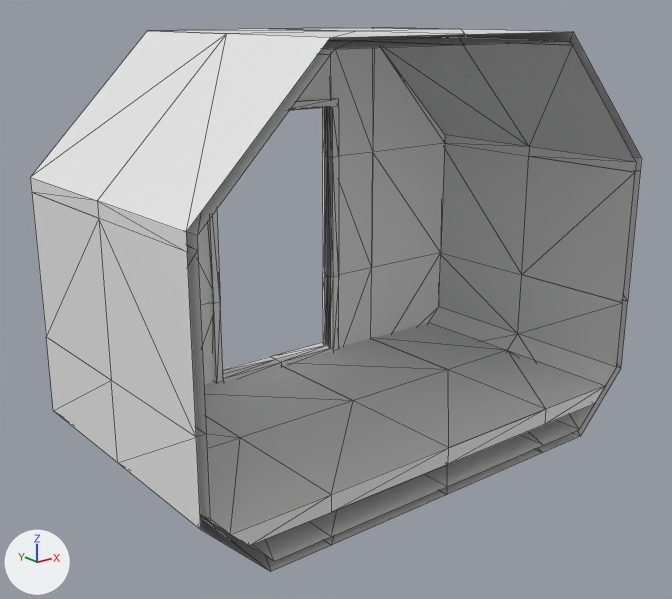
Before and after pictures for a commit that changed the glTF model space/src/main/resources/assets/jsspace/jsmodels/ship/small_reactor_flush.gltf.
The view is the same before and after, from a 50 mm lens placed at (-4.11, -5.93, 3.15), pointed at (-0.15, -0.98, 1.16). Lighting does not change. The marker at lower left points along +X, +Y and +Z. The first picture is the older version. Mesh edges are drawn as thin lines. Vertices at exactly the same position are counted once.

In view in the first picture: 'c_-1_0_0', 'c_-1_0_1', 'c_-1_1_0', 'c_-1_2_0', 'c_-1_2_1', 'c_-2_0_1', 'c_-2_1_1', 'c_-2_2_0', 'c_-2_2_1', 'c_0_0_1', 'c_0_2_0', 'c_0_2_1', 'c_1_0_0', 'c_1_0_1', 'c_1_1_0', 'c_1_1_1', 'c_1_2_0', 'c_1_2_1' and 4 more.
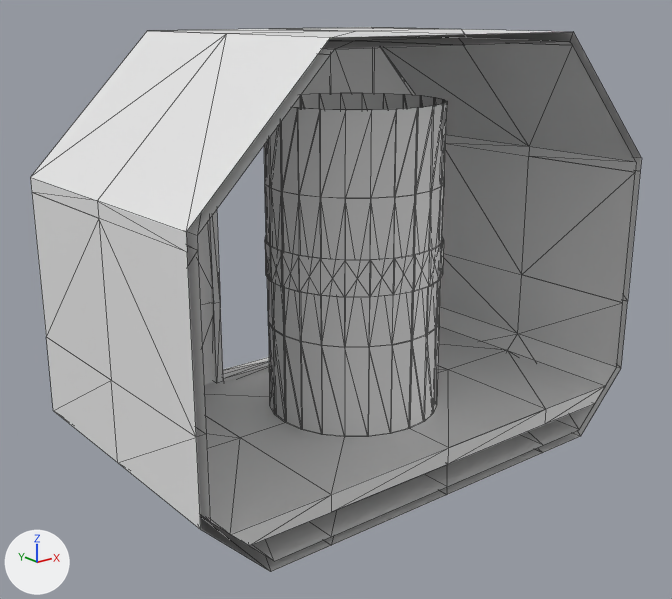
Location of each change, [x1, y1, x2, y2] in pixels of the pictures (672 x 599 px):
'c_-1_0_1', reshaped (45% taller): before [240, 401, 449, 545]; after [240, 336, 449, 545]
'c_-1_1_1', added: after [281, 192, 416, 348]
'c_-1_2_1', reshaped (576% taller): before [236, 31, 461, 55]; after [236, 31, 461, 199]
'c_0_0_1', reshaped: before [354, 370, 546, 495]; after [410, 323, 546, 495]
'c_-1_0_0', reshaped: before [200, 302, 352, 437]; after [200, 302, 285, 437]
'c_0_2_0', reshaped: before [281, 27, 449, 158]; after [281, 27, 449, 110]
'c_0_2_1', reshaped (876% taller): before [359, 29, 572, 45]; after [359, 29, 572, 194]
'c_0_1_1', added: after [412, 184, 444, 341]
'c_-1_1_0', reshaped: before [197, 209, 220, 305]; after [197, 184, 284, 336]
'c_-1_2_0', reshaped: before [157, 29, 352, 41]; after [157, 29, 352, 191]
part 1 of me_c__1_0_0, added: after [268, 323, 285, 422]
part 2 of me_c__1_0_1, added: after [284, 336, 412, 437]
part 3 of me_c__1_1_0, added: after [265, 184, 284, 336]
part 4 of me_c__1_1_0, added: after [265, 237, 282, 287]
part 5 of me_c__1_2_0, added: after [264, 124, 281, 191]
part 6 of me_c__1_2_0, added (mostly hidden): after [292, 95, 301, 108]
part 7 of me_c__1_2_1, added: after [280, 107, 418, 199]
part 8 of me_c_0_0_1, added: after [410, 323, 439, 428]
part 9 of me_c_0_2_0, added: after [301, 93, 420, 110]
part 10 of me_c_0_2_1, added: after [416, 95, 447, 194]
part 11 of me_c_0_2_1, added: after [419, 95, 446, 108]
'c_0_0_0', unchanged, covered by the edit: before [271, 268, 447, 401]; after [438, 366, 447, 373]
'c_0_1_0', unchanged, covered by the edit: before [322, 152, 373, 277]

Edits to the bpy script that builds the scene:
```text
Change me_c__1_0_0:
    remove me_c__1_0_0.from_pydata(...)  # 51 vertices, 54 faces; spans x -1.0..0.0, y -1.0..0.08, z 0.0..1.0
    add me_c__1_0_0.from_pydata(...)  # 79 vertices, 78 faces; spans x -1.0..0.0, y -1.0..0.08, z 0.0..1.0
    me_c__1_0_0 part 1: a new loose piece of 14 vertices spanning x -0.62..0.0, y -1.0..-0.38, z 0.35..1.0
    other edits to the shape of me_c__1_0_0 do not show in these pictures
Change me_c__1_0_1:
    remove me_c__1_0_1.from_pydata(...)  # 18 vertices, 10 faces; spans x -1.0..0.0, y -2.0..-1.0, z 0.0..0.35
    add me_c__1_0_1.from_pydata(...)  # 46 vertices, 34 faces; spans x -1.0..0.0, y -2.0..-1.0, z 0.0..1.0
    me_c__1_0_1 part 2: a new loose piece of 14 vertices spanning x -0.62..0.0, y -1.62..-1.0, z 0.35..1.0
    other edits to the shape of me_c__1_0_1 do not show in these pictures
Change me_c__1_1_0:
    remove me_c__1_1_0.from_pydata(...)  # 20 vertices, 20 faces; spans x -1.0..-0.55, y -0.07..0.07, z 1.0..2.0
    add me_c__1_1_0.from_pydata(...)  # 76 vertices, 68 faces; spans x -1.0..0.0, y -1.0..0.07, z 1.0..2.0
    me_c__1_1_0 part 3: a new loose piece of 14 vertices spanning x -0.62..0.0, y -1.0..-0.38, z 1.0..2.0
    me_c__1_1_0 part 4: a new loose piece of 14 vertices spanning x -0.63..0.0, y -1.0..-0.37, z 1.35..1.6
    other edits to the shape of me_c__1_1_0 do not show in these pictures
Change me_c__1_2_0:
    remove me_c__1_2_0.from_pydata(...)  # 48 vertices, 72 faces; spans x -1.0..0.0, y -1.0..0.07, z 2.0..3.0
    add me_c__1_2_0.from_pydata(...)  # 76 vertices, 96 faces; spans x -1.0..0.0, y -1.0..0.07, z 2.0..3.0
    me_c__1_2_0 part 5: a new loose piece of 14 vertices spanning x -0.62..0.0, y -1.0..-0.38, z 2.0..2.55
    me_c__1_2_0 part 6: a new loose piece of 14 vertices spanning x -0.611..0.0, y -1.0..-0.389, z 2.0..2.55
Change me_c__1_2_1:
    remove me_c__1_2_1.from_pydata(...)  # 10 vertices, 6 faces; spans x -1.0..0.0, y -2.0..-1.0, z 2.915..3.0
    add me_c__1_2_1.from_pydata(...)  # 38 vertices, 30 faces; spans x -1.0..0.0, y -2.0..-1.0, z 2.0..3.0
    me_c__1_2_1 part 7: a new loose piece of 14 vertices spanning x -0.62..0.0, y -1.62..-1.0, z 2.0..2.55
    other edits to the shape of me_c__1_2_1 do not show in these pictures
Change me_c_0_0_1:
    remove me_c_0_0_1.from_pydata(...)  # 18 vertices, 10 faces; spans x 0.0..1.0, y -2.0..-1.0, z 0.0..0.35
    add me_c_0_0_1.from_pydata(...)  # 46 vertices, 34 faces; spans x 0.0..1.0, y -2.0..-1.0, z 0.0..1.0
    me_c_0_0_1 part 8: a new loose piece of 14 vertices spanning x 0.0..0.62, y -1.62..-1.0, z 0.35..1.0
    other edits to the shape of me_c_0_0_1 do not show in these pictures
Change me_c_0_2_0:
    remove me_c_0_2_0.from_pydata(...)  # 48 vertices, 72 faces; spans x 0.0..1.0, y -1.0..0.07, z 2.0..3.0
    add me_c_0_2_0.from_pydata(...)  # 76 vertices, 96 faces; spans x 0.0..1.0, y -1.0..0.07, z 2.0..3.0
    me_c_0_2_0 part 9: a new loose piece of 14 vertices spanning x 0.0..0.611, y -1.0..-0.389, z 2.0..2.55
    other edits to the shape of me_c_0_2_0 do not show in these pictures
Change me_c_0_2_1:
    remove me_c_0_2_1.from_pydata(...)  # 10 vertices, 6 faces; spans x 0.0..1.0, y -2.0..-1.0, z 2.915..3.0
    add me_c_0_2_1.from_pydata(...)  # 38 vertices, 30 faces; spans x 0.0..1.0, y -2.0..-1.0, z 2.0..3.0
    me_c_0_2_1 part 10: a new loose piece of 14 vertices spanning x 0.0..0.62, y -1.62..-1.0, z 2.0..2.55
    me_c_0_2_1 part 11: a new loose piece of 14 vertices spanning x 0.0..0.611, y -1.611..-1.0, z 2.0..2.55
Add ob_c_0_1_1:
    ob_c_0_1_1 = bpy.data.objects.new('c_0_1_1', me_c_0_1_1)  # 56 vertices, 48 faces; spans x 0.0..0.63, y -1.63..-1.0, z 1.0..2.0
    ob_c_0_1_1.location = (0.0, 0.0, 0.0)
Add ob_c__1_1_1:
    ob_c__1_1_1 = bpy.data.objects.new('c_-1_1_1', me_c__1_1_1)  # 56 vertices, 48 faces; spans x -0.63..0.0, y -1.63..-1.0, z 1.0..2.0
    ob_c__1_1_1.location = (0.0, 0.0, 0.0)
```
